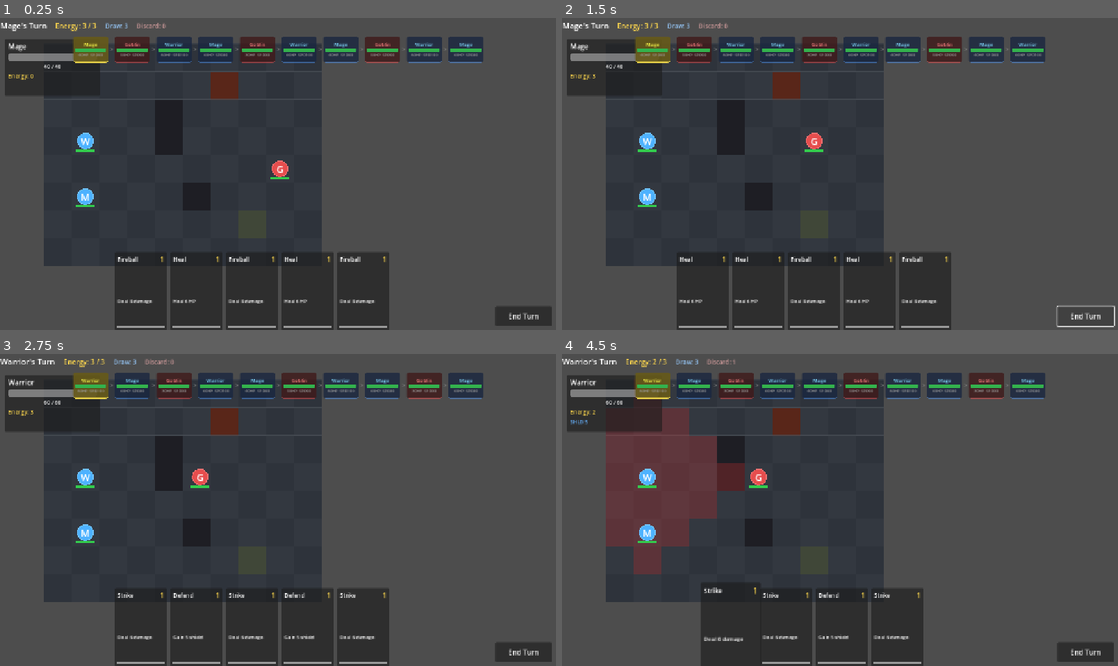
Above: before the commit, frames 1-4 (two rows, left to right).
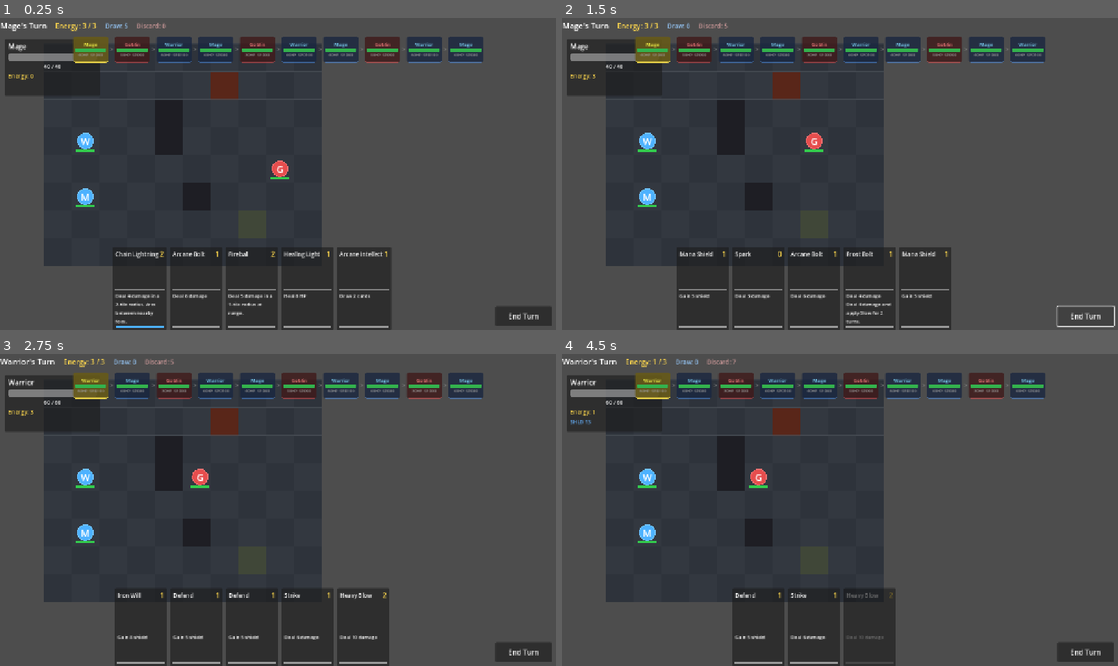
Above: after the commit, the same moments.

Repository: ihwooMil/gridspire
Game: Godot game, scene res://scenes/main.tscn
Two runs of this game, one before a commit and one after it. Both use one fixed random seed, a clock stepped at 60 frames per second and the inputs below.
Inputs (mouse positions are in pixels of both pictures, inside the frame that each line leads up to):
- Up to frame 1 (0.25 s): no input
- Up to frame 2 (1.5 s): click "End Turn" at 0.5 s; click "End Turn" at 1.25 s
- Up to frame 3 (2.75 s): click "End Turn" at 2 s
- Up to frame 4 (4.5 s): move the mouse to (701, 625) at 2.77 s; click (701, 625) at 2.92 s; tap Enter at 3.5 s; move the mouse to (756, 625) at 3.52 s; click (756, 625) at 3.67 s; tap Space at 4.25 s; move the mouse to (728, 625) at 4.27 s; click (728, 625) at 4.42 s

The runs differ from the first frame. In frame 1, 1.9% of the frame differs, in the area x 20-71%, y 2-100%; in frame 2, 1.5%; in frame 3, 0.3%; in frame 4, 11%, in the area x 4-65%, y 1-100%.

Commit message:
fix: load actual .tres card resources instead of hardcoded basic cards
- Warrior deck: Strike x2, Defend x2, Cleave, Heavy Blow, Shield Bash,
  Battle Cry, Iron Will, Pommel Strike (10 cards)
- Mage deck: Arcane Bolt x2, Mana Shield x2, Fireball, Frost Bolt,
  Healing Light, Arcane Intellect, Spark, Chain Lightning (10 cards)
- Enemy deck: Strike x3, Cleave, Heavy Blow (5 cards)
- Cards loaded via load() from .tres files with duplicate() for unique instances

Co-Authored-By: Claude Opus 4.6 <noreply@anthropic.com>

Diff:
--- a/scripts/core/main.gd
+++ b/scripts/core/main.gd
@@ -50,12 +50,32 @@
 	enemy_a.move_range = 2
 	enemy_a.faction = Enums.Faction.ENEMY
 
-	# Create cards for characters
-	_add_basic_cards(warrior, "Strike", Enums.CardEffectType.DAMAGE, 6, 1)
-	_add_basic_cards(warrior, "Defend", Enums.CardEffectType.SHIELD, 5, 1)
-	_add_basic_cards(mage, "Fireball", Enums.CardEffectType.DAMAGE, 8, 1)
-	_add_basic_cards(mage, "Heal", Enums.CardEffectType.HEAL, 6, 1)
-	_add_basic_cards(enemy_a, "Slash", Enums.CardEffectType.DAMAGE, 5, 1)
+	# Load card decks from .tres resources
+	_load_deck(warrior, "res://resources/cards/warrior/", [
+		"warrior_strike", "warrior_strike",
+		"warrior_defend", "warrior_defend",
+		"warrior_cleave",
+		"warrior_heavy_blow",
+		"warrior_shield_bash",
+		"warrior_battle_cry",
+		"warrior_iron_will",
+		"warrior_pommel_strike",
+	])
+	_load_deck(mage, "res://resources/cards/mage/", [
+		"mage_arcane_bolt", "mage_arcane_bolt",
+		"mage_mana_shield", "mage_mana_shield",
+		"mage_fireball",
+		"mage_frost_bolt",
+		"mage_healing_light",
+		"mage_arcane_intellect",
+		"mage_spark",
+		"mage_chain_lightning",
+	])
+	_load_deck(enemy_a, "res://resources/cards/warrior/", [
+		"warrior_strike", "warrior_strike", "warrior_strike",
+		"warrior_cleave",
+		"warrior_heavy_blow",
+	])
 
 	# Initialize grid
 	GridManager.initialize_grid(10, 8)
@@ -82,20 +102,17 @@
 	BattleManager.start_battle(players, enemies)
 
 
-func _add_basic_cards(character: CharacterData, card_name: String, effect_type: Enums.CardEffectType, value: int, cost: int) -> void:
-	for i: int in 4:
-		var card := CardData.new()
-		card.id = "%s_%s_%d" % [character.id, card_name.to_lower(), i]
-		card.card_name = card_name
-		card.energy_cost = cost
-		card.range_max = 3 if effect_type == Enums.CardEffectType.DAMAGE else 0
-		card.target_type = Enums.TargetType.SINGLE_ENEMY if effect_type == Enums.CardEffectType.DAMAGE else Enums.TargetType.SELF
-		var eff := CardEffect.new()
-		eff.effect_type = effect_type
-		eff.value = value
-		card.effects.append(eff)
-		card.description = "%s: %d" % [card_name, value]
-		character.starting_deck.append(card)
+func _load_deck(character: CharacterData, base_path: String, card_ids: Array) -> void:
+	for card_id: String in card_ids:
+		var path: String = base_path + card_id + ".tres"
+		var card: CardData = load(path) as CardData
+		if card:
+			# Duplicate so each card in deck is a unique instance
+			var copy: CardData = card.duplicate(true)
+			copy.id = "%s_%s_%d" % [character.id, card_id, character.starting_deck.size()]
+			character.starting_deck.append(copy)
+		else:
+			push_warning("Failed to load card: " + path)
 
 
 func _on_character_damaged(character: CharacterData, amount: int) -> void:
